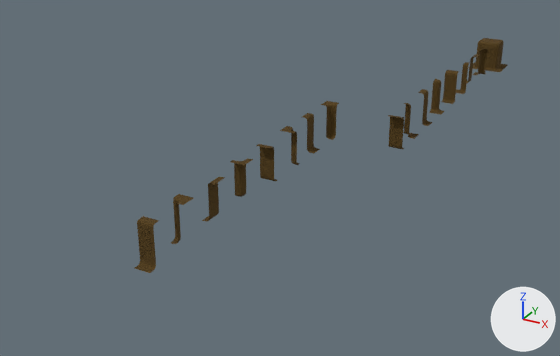
What one commit did to the Blender file src/cliff.blend.
Camera for both pictures: a 50 mm lens placed at (44.1, -95.0, 39.3), pointed at (-3.7, -7.9, -4.2). The lights are fixed; the arrows at lower right show +X, +Y and +Z.
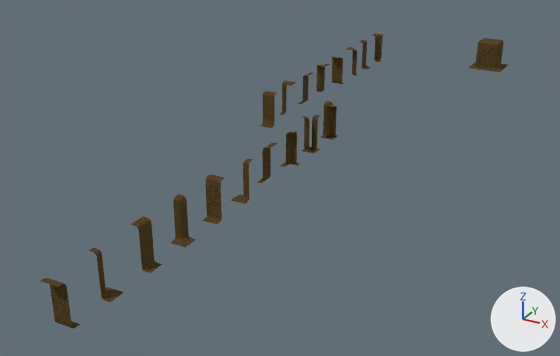
Changed parts and their boxes (x1, y1, x2, y2) in the pictures (560 x 356 px):
'Plane.002', moved
    before: (388, 49, 488, 149)
    after: (41, 101, 339, 329)
'Plane.011', moved
    before: (135, 101, 339, 273)
    after: (260, 33, 384, 128)

What changed in the scene script:
```text
Change ob_plane_011:
    ob_plane_011.location: (0.0, 0.0, 0.0) -> (-10.0, 42.0, 0.0)
Change ob_plane_002:
    ob_plane_002.location: (10.0, 0.0, 0.0) -> (0.0, -54.0, 0.0)
```
